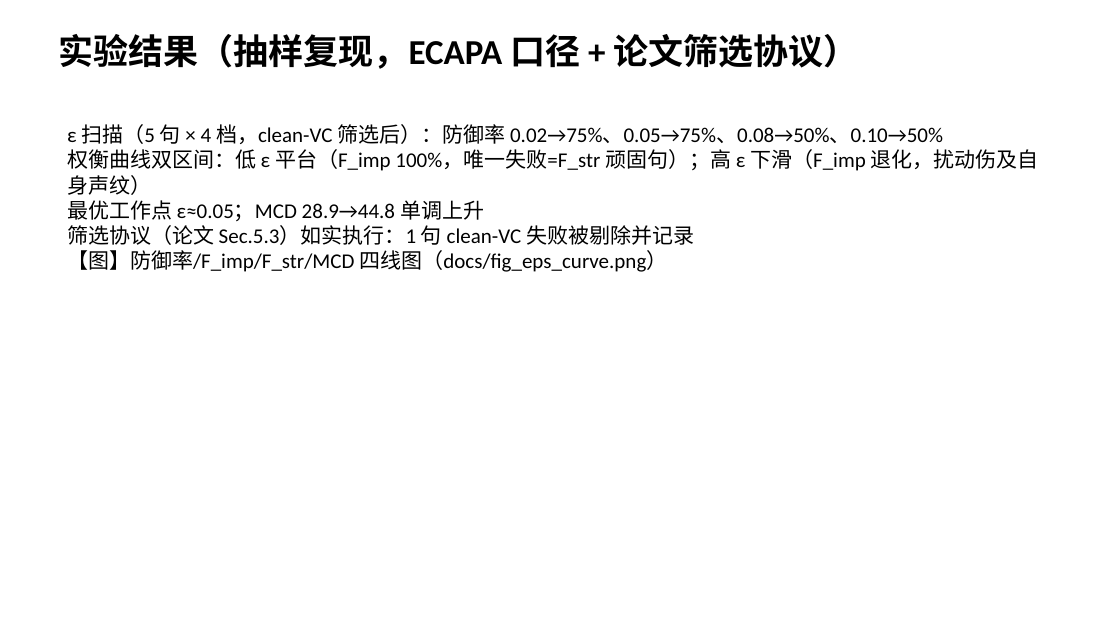
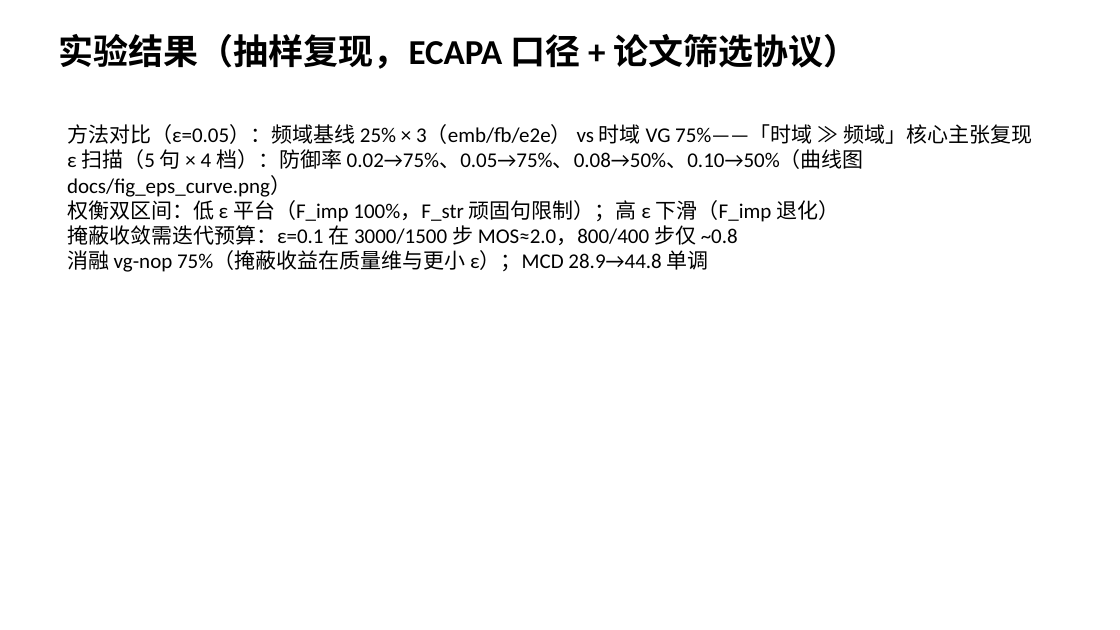
Before and after one commit to Abyss-sword/Voice-Guard, a slide deck: slide 5 of docs/验收PPT_草稿.pptx. Drawn at 1120x630 pixels with LibreOffice and Linux fonts; fonts in the diff are those of the drawing. Boxes give left, top, right and bottom in pixels: in the first picture for what was removed or moved away, otherwise in the second. Text is boxed around its words. In the diff, an @@ line names an element or a change of style, - is before the commit and + after.

```diff
--- a/docs/验收PPT_草稿.pptx
+++ b/docs/验收PPT_草稿.pptx
@@ text at [67, 124, 1032, 272]: text changed @@
-ε 扫描（5 句 × 4 档，clean-VC 筛选后）：防御率 0.02→75%、0.05→75%、0.08→50%、0.10→50%
-权衡曲线双区间：低 ε 平台（F_imp 100%，唯一失败=F_str 顽固句）；高 ε 下滑（F_imp 退化，扰动伤及自身声纹）
-最优工作点 ε≈0.05；MCD 28.9→44.8 单调上升
-筛选协议（论文 Sec.5.3）如实执行：1 句 clean-VC 失败被剔除并记录
-【图】防御率/F_imp/F_str/MCD 四线图（docs/fig_eps_curve.png）
+方法对比（ε=0.05）：频域基线 25% × 3（emb/fb/e2e） vs 时域 VG 75%——「时域 ≫ 频域」核心主张复现
+ε 扫描（5 句 × 4 档）：防御率 0.02→75%、0.05→75%、0.08→50%、0.10→50%（曲线图 docs/fig_eps_curve.png）
+权衡双区间：低 ε 平台（F_imp 100%，F_str 顽固句限制）；高 ε 下滑（F_imp 退化）
+掩蔽收敛需迭代预算：ε=0.1 在 3000/1500 步 MOS≈2.0，800/400 步仅 ~0.8
+消融 vg-nop 75%（掩蔽收益在质量维与更小 ε）；MCD 28.9→44.8 单调
```
Also in this commit, not shown: 1 other slide changed, 1 other file.
